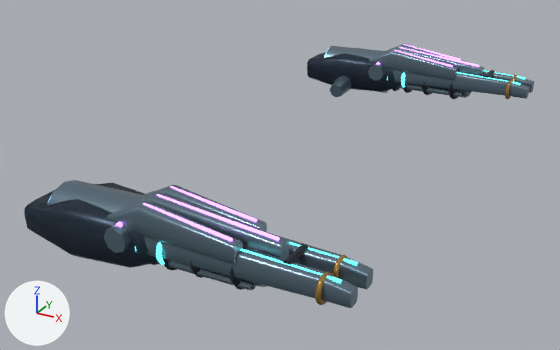
Two versions of the glTF model art/blender/fittings/tempest/mount.glb, one commit apart.
Both versions are drawn from a 50 mm camera at (26.0, -39.9, 17.6) aimed at (5.3, -2.3, -1.2). The axes (+X, +Y, +Z) are drawn at lower left. The lights are the same throughout. The first picture is the older version. Where no turn or scale is listed for an object, it has been applied to the vertices.

In view in the first picture: 'm_array Brushed fitting edges', 'm_array m_array emitter', 'm_rotary Brushed fitting edges', 'm_rotary Machined graphite', 'm_siege Brushed fitting edges', 'm_siege Champagne gold edging', 'm_siege Fitting gunmetal', 'm_siege m_siege emitter' and 3 more.
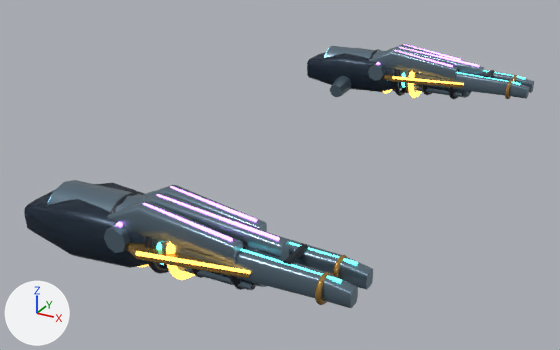
Where the change shows, as pixel boxes [x1, y1, x2, y2] in the pictures (560 x 350 px):
'm_solarfang Champagne gold edging', added (mostly hidden)
    after: [126, 75, 463, 278]
'm_solarfang m_solarfang emitter', added (mostly hidden)
    after: [136, 71, 464, 280]
'm_solarfang Machined graphite', added (mostly hidden)
    after: [110, 49, 406, 274]

Edits to the bpy script that builds the scene:
```text
Add mat_m_solarfang_emitter:
    mat_m_solarfang_emitter = principled_material('m_solarfang emitter')
    mat_m_solarfang_emitter.base_color = (1.0, 0.47, 0.08)  # orange #ffb650
    mat_m_solarfang_emitter.metallic = 0.1
    mat_m_solarfang_emitter.roughness = 0.28
    mat_m_solarfang_emitter.emission_color = (1.0, 0.47, 0.08)  # orange #ffb650
    mat_m_solarfang_emitter.emission_strength = 2.8
Add me_solar_heat_sink_fin:
    me_solar_heat_sink_fin.from_pydata(...)  # 576 vertices, 1168 faces; spans x -1.3..1.3, y -16.6..16.6, z -1.7..1.7
    me_solar_heat_sink_fin.materials.append(mat_machined_graphite)  # dark blue #232934
Add me_hot_inner_lip_014:
    me_hot_inner_lip_014.from_pydata(...)  # 960 vertices, 1920 faces; spans x -3.2..3.2, y -17.4..17.4, z -1.7..1.7
    me_hot_inner_lip_014.materials.append(mat_m_solarfang_emitter)  # orange #ffb650, glowing orange #ffb650
Add me_solar_fang:
    me_solar_fang.from_pydata(...)  # 192 vertices, 368 faces; spans x -3.7..3.7, y -17.3..17.3, z -0.2..0.2
    me_solar_fang.materials.append(mat_champagne_gold_edging)  # orange #b68e49
Add ob_m_solarfang_machined_graphite:
    ob_m_solarfang_machined_graphite = bpy.data.objects.new('m_solarfang Machined graphite', me_solar_heat_sink_fin)
    ob_m_solarfang_machined_graphite.location = (5.35, 0.0, 0.75)
Add ob_m_solarfang_m_solarfang_emitter:
    ob_m_solarfang_m_solarfang_emitter = bpy.data.objects.new('m_solarfang m_solarfang emitter', me_hot_inner_lip_014)
    ob_m_solarfang_m_solarfang_emitter.location = (8.37, 0.0, 0.75)
Add ob_m_solarfang_champagne_gold_edging:
    ob_m_solarfang_champagne_gold_edging = bpy.data.objects.new('m_solarfang Champagne gold edging', me_solar_fang)
    ob_m_solarfang_champagne_gold_edging.location = (7.77, 0.0, 0.87)
```
